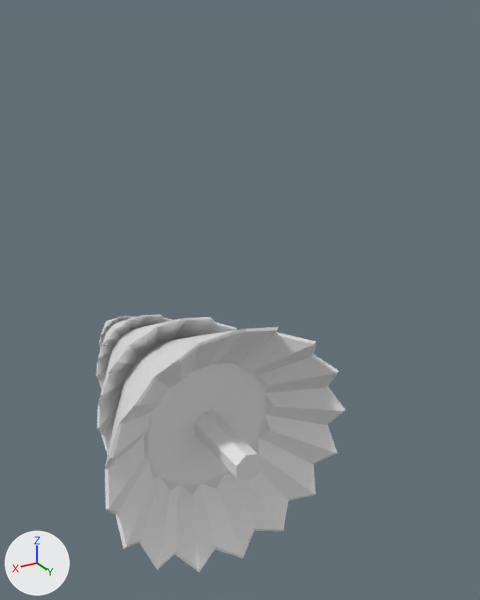
One commit to the FBX model tree.fbx: the scene before it, then after it.
Both versions are drawn from a 50 mm lens placed at (1.76, 2.77, 2.57), pointed at (-0.32, -0.69, 0.83). The axes (+X, +Y, +Z) are drawn at lower left. The lights are the same throughout. Where no turn or scale is listed for an object, it has been applied to the vertices.
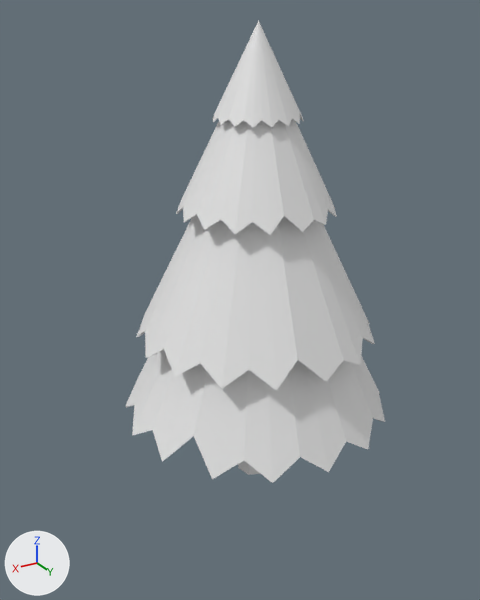
Where the newer file only moved an object's origin or applied its transform, the numbers keep the older frame.

The change in detail:
me_cone is used by ob_cone; location (0.0, 0.0, 0.026).
me_cone had 97 vertices, 97 faces and spanned x -0.22..0.22, y -2.515..-2.07, z -0.22..0.22.
me_cone now has 97 vertices, 96 faces and spans x -0.22..0.22, y -0.22..0.22, z 2.07..2.515.
me_cone part 5: 97 vertices removed from x -0.22..0.22, y -2.515..-2.07, z -0.22..0.22.
me_cone part 6: 97 vertices added at x -0.22..0.22, y -0.22..0.22, z 2.07..2.515.
me_cone_004 is used by ob_cone_001; location (0.0, 0.0, 0.026).
me_cone_004 had 97 vertices, 97 faces and spanned x -0.408..0.408, y -2.439..-1.623, z -0.408..0.408.
me_cone_004 now has 97 vertices, 96 faces and spans x -0.408..0.408, y -0.408..0.408, z 1.623..2.439.
me_cone_004 part 1: 97 vertices removed from x -0.408..0.408, y -2.439..-1.623, z -0.408..0.408.
me_cone_004 part 2: 97 vertices added at x -0.408..0.408, y -0.408..0.408, z 1.623..2.439.
me_cone_005 is used by ob_cone_002; location (0.0, 0.0, 0.026).
me_cone_005 had 97 vertices, 97 faces and spanned x -0.645..0.645, y -2.242..-0.952, z -0.645..0.645.
me_cone_005 now has 97 vertices, 96 faces and spans x -0.645..0.645, y -0.645..0.645, z 0.952..2.242.
me_cone_005 part 3: 97 vertices removed from x -0.645..0.645, y -2.242..-0.952, z -0.645..0.645.
me_cone_005 part 4: 97 vertices added at x -0.645..0.645, y -0.645..0.645, z 0.952..2.242.
Object 'Cone.003' (ob_cone_003) turns from (90, -90, 0) to (0, 0, 0) degrees about x, y and z.
Object 'Cone.003' (ob_cone_003) moves from (0.0, 0.0, 0.026) to (0.0, 0.0, 0.362).
Object 'Cone.003' (ob_cone_003) is rescaled from (1.0, 1.0, 1.0) to (0.848, 0.848, 0.848).
Object 'Cylinder' (ob_cylinder) turns from (90, -90, 0) to (0, 0, 0) degrees about x, y and z.

What differs and where, as boxes [x1, y1, x2, y2] in the pictures (480 x 600 px):
'Cone.003', moved, rescaled, turned: before [105, 327, 345, 572]; after [125, 350, 385, 483]
'Cone.002', reshaped: before [97, 317, 237, 455]; after [136, 215, 375, 391]
'Cone.001', reshaped: before [96, 314, 172, 389]; after [176, 119, 337, 235]
'Cone', reshaped: before [99, 316, 134, 350]; after [212, 20, 304, 127]
'Cylinder', turned: before [195, 411, 263, 481]; after [238, 461, 260, 475]
part 1 of me_cone_004, deleted: before [96, 314, 172, 389]
part 2 of me_cone_004, added: after [176, 119, 337, 235]
part 3 of me_cone_005, deleted: before [97, 317, 237, 455]
part 4 of me_cone_005, added: after [136, 215, 375, 391]
part 5 of me_cone, deleted: before [99, 316, 134, 350]
part 6 of me_cone, added: after [212, 20, 304, 127]
